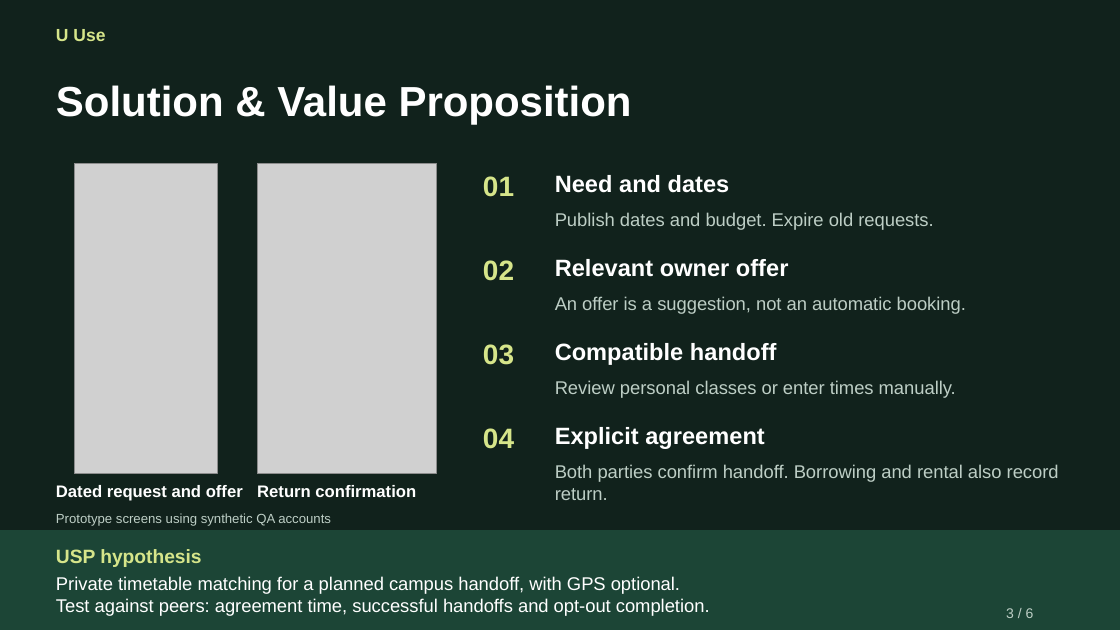
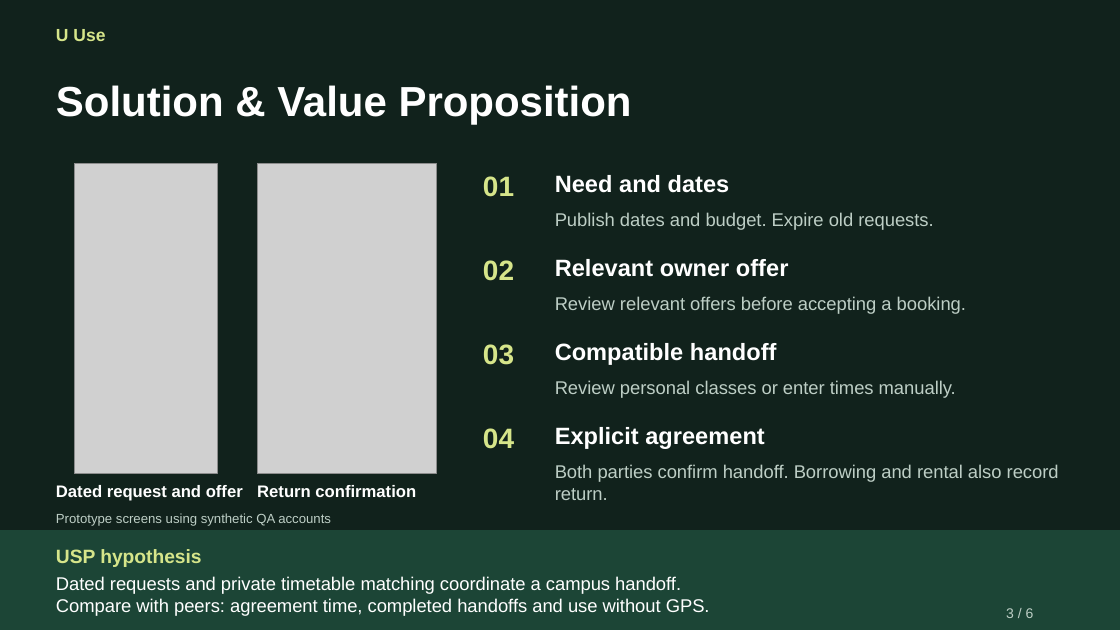
Before and after one commit to Rita020903/U-Use, a slide deck: slide 3 of A1_Current/UUse_A1_6_Slides.pptx. Drawn at 1120x630 pixels with LibreOffice and Linux fonts; fonts in the diff are those of the drawing; grey boxes stand for pictures. Boxes give left, top, right and bottom in pixels: in the first picture for what was removed or moved away, otherwise in the second. Text is boxed around its words. In the diff, an @@ line names an element or a change of style, - is before the commit and + after.

```diff
--- a/A1_Current/UUse_A1_6_Slides.pptx
+++ b/A1_Current/UUse_A1_6_Slides.pptx
@@ text at <box>555,296,966,314</box>: text changed @@
-An offer is a suggestion, not an automatic booking.
+Review relevant offers before accepting a booking.
@@ text at <box>56,576,710,616</box>: text changed @@
-Private timetable matching for a planned campus handoff, with GPS optional.
-Test against peers: agreement time, successful handoffs and opt-out completion.
+Dated requests and private timetable matching coordinate a campus handoff.
+Compare with peers: agreement time, completed handoffs and use without GPS.
```
Also in this commit, not shown: 5 other slides changed, 7 other files.
